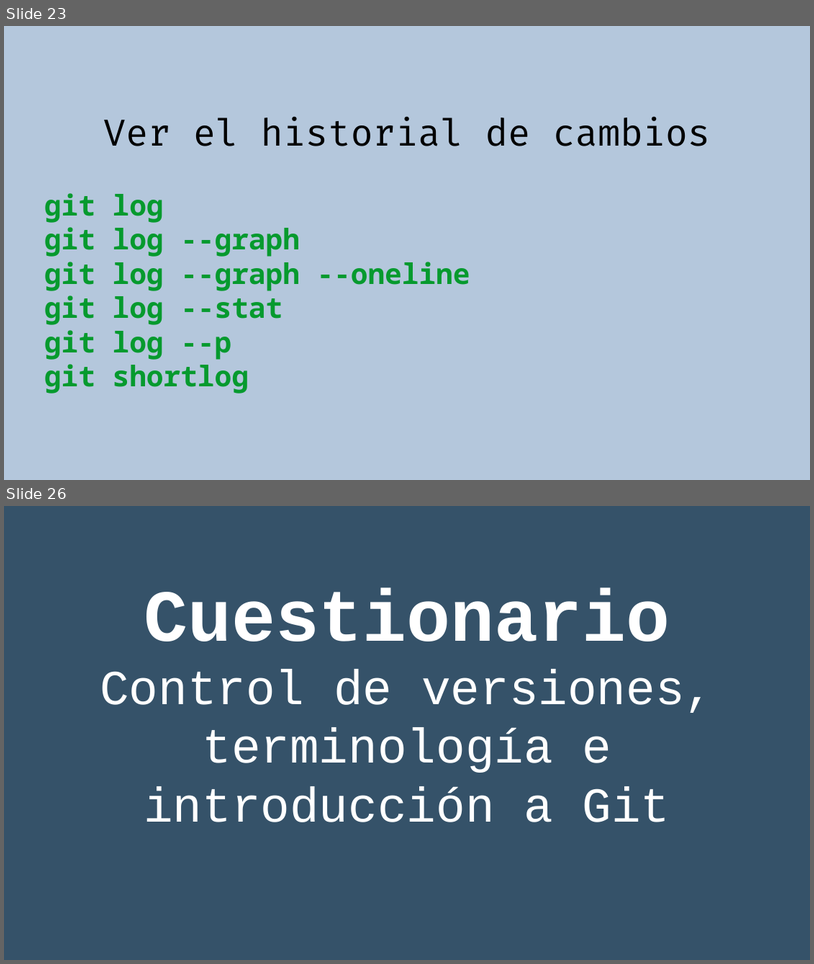
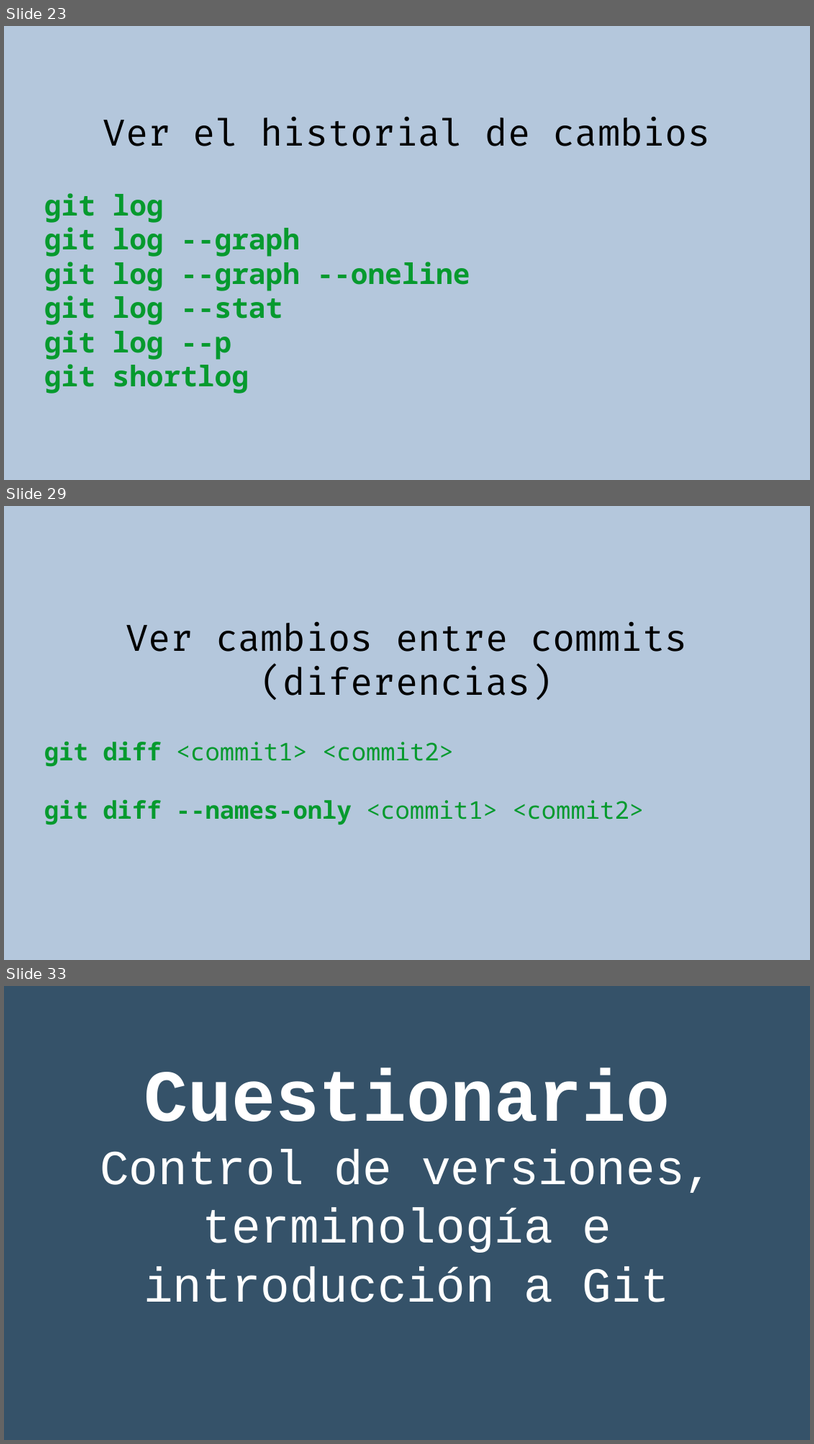
Before and after one commit to rgmf/eed2425, a slide deck: ut/02_control_de_versiones/presentacion/02_git_local.odp. Shown one above the other, each under a label of ours: slides 23 and 26 before the commit, slides 23, 29 and 33 after it; the slides between them are not shown. The pictures are 814x964 and 814x1444 pixels, drawn with LibreOffice and Linux fonts; fonts in the diff are those of the drawing. Boxes give left, top, right and bottom in pixels: in the first picture for what was removed or moved away, otherwise in the second. Text is boxed around its words. In the diff, an @@ line names an element or a change of style, - is before the commit and + after.

```diff
--- a/ut/02_control_de_versiones/presentacion/02_git_local.odp
+++ b/ut/02_control_de_versiones/presentacion/02_git_local.odp
@@ slide 29 added at box(4, 506, 810, 960), background #B4C7DC @@
@@ subtitle added at box(44, 621, 689, 825), 24 pt, text #069A2E @@
+Ver cambios entre commits (diferencias)
+git diff <commit1> <commit2>
+git diff --names-only <commit1> <commit2>
@@ what was slide 26 is now slide 33 @@
```
Also in this commit, not shown: 6 other slides added, 1 other file.
